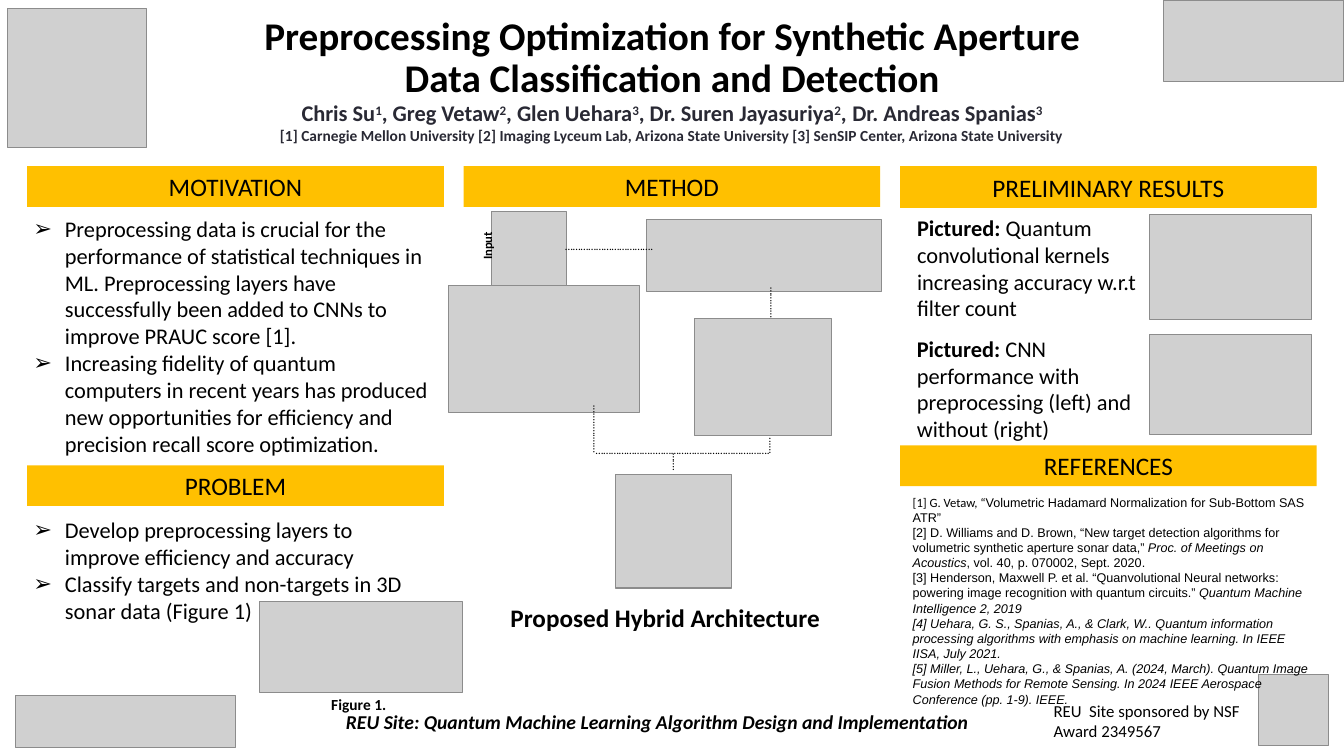
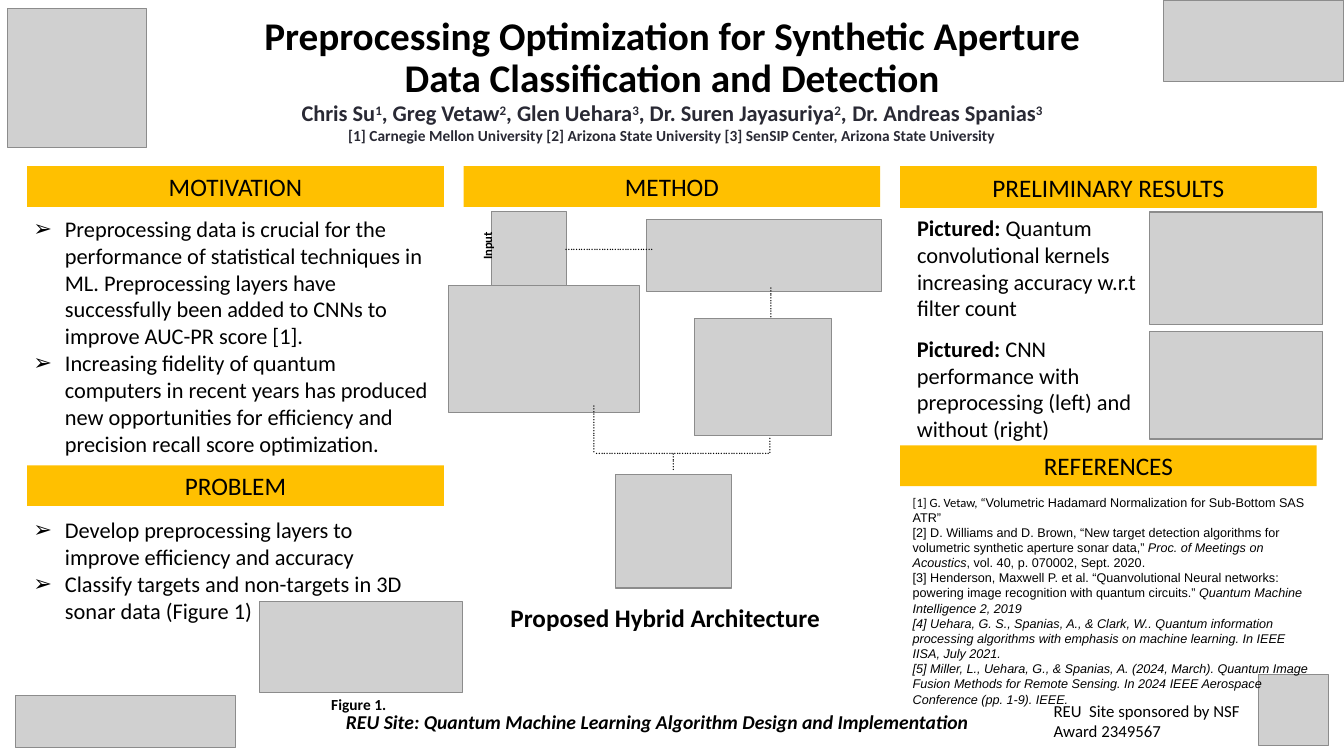
Before and after one commit to chrissuu/reu_sjayasuriya_lab, a slide deck: slide 1 of presentations/Chris_Su_Elevator_Pitch.pptx. Drawn at 1344x756 pixels with LibreOffice and Linux fonts; fonts in the diff are those of the drawing; grey boxes stand for pictures. Boxes give left, top, right and bottom in pixels: in the first picture for what was removed or moved away, otherwise in the second. Text is boxed around its words. In the diff, an @@ line names an element or a change of style, - is before the commit and + after.

```diff
--- a/presentations/Chris_Su_Elevator_Pitch.pptx
+++ b/presentations/Chris_Su_Elevator_Pitch.pptx
@@ text at (348, 129, 995, 144): text changed @@
-[1] Carnegie Mellon University [2] Imaging Lyceum Lab, Arizona State University [3] SenSIP Center, Arizona State University
+[1] Carnegie Mellon University [2] Arizona State University [3] SenSIP Center, Arizona State University
@@ text at (65, 221, 422, 348): text changed @@
-➢ Preprocessing data is crucial for the performance of statistical techniques in ML. Preprocessing layers have successfully been added to CNNs to improve PRAUC score [1].
+➢ Preprocessing data is crucial for the performance of statistical techniques in ML. Preprocessing layers have successfully been added to CNNs to improve AUC-PR score [1].
@@ picture: place and size @@
-picture at (1150, 215, 1313, 321)
+picture at (1150, 212, 1323, 324)
@@ picture: place and size @@
-picture at (1150, 334, 1313, 435)
+picture at (1149, 332, 1323, 440)
```
Also in this commit, not shown: 6 other files.
